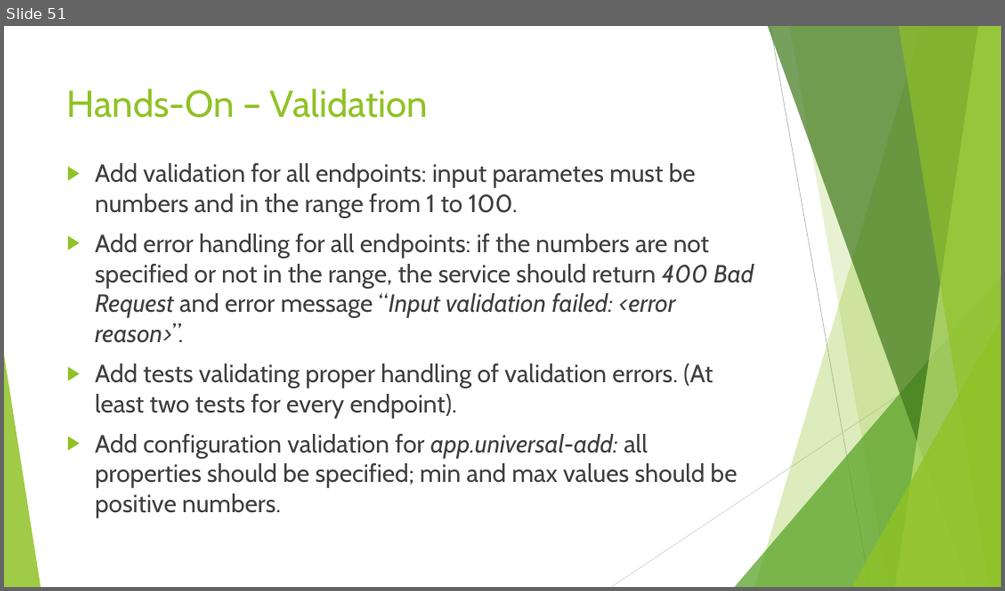
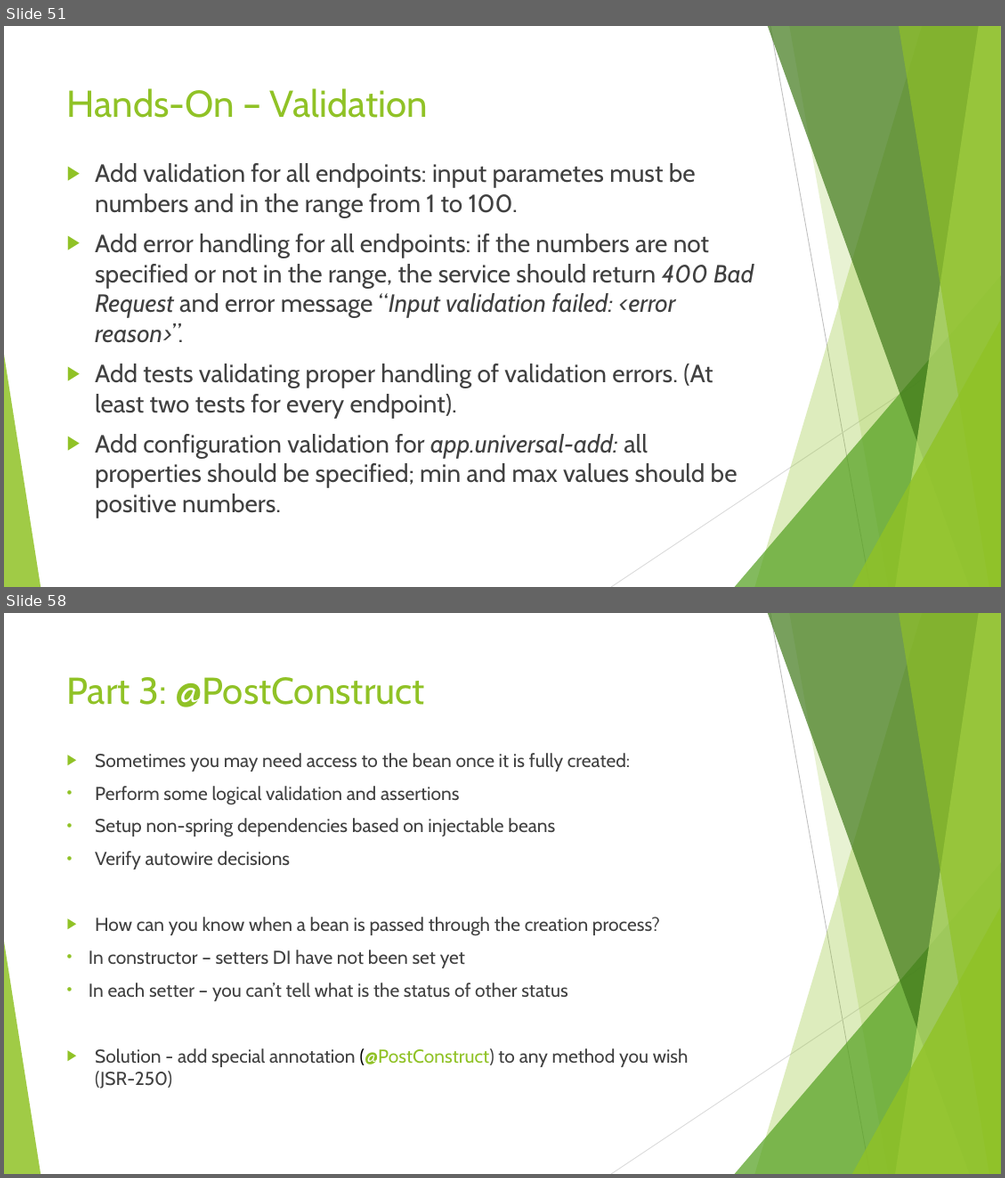
Before and after one commit to idanshal/sb-todo-app-tdp, a slide deck: course_data/presentations/practical_spring_boot_for_tdp_02.pptx. Shown one above the other, each under a label of ours: slide 51 before the commit, slides 51 and 58 after it; the slides between them are not shown. The pictures are 1005x591 and 1005x1178 pixels, drawn with LibreOffice and Linux fonts; fonts in the diff are those of the drawing. Boxes give left, top, right and bottom in pixels: in the first picture for what was removed or moved away, otherwise in the second. Text is boxed around its words. In the diff, an @@ line names an element or a change of style, - is before the commit and + after.

```diff
--- a/course_data/presentations/practical_spring_boot_for_tdp_02.pptx
+++ b/course_data/presentations/practical_spring_boot_for_tdp_02.pptx
@@ slide 58 added at bbox=[4, 613, 1001, 1174], background #FFFFFF; not listed: 10 template elements that a slide beside it also shows @@
@@ title added at bbox=[67, 677, 425, 707], 36 pt, text #90C226 @@
+Part 3: @PostConstruct
@@ text added at bbox=[89, 753, 688, 1088], 18 pt, text #404040 @@
+▶ Sometimes you may need access to the bean once it is fully created:
+• Perform some logical validation and assertions
+• Setup non-spring dependencies based on injectable beans
+• Verify autowire decisions
+▶ How can you know when a bean is passed through the creation process?
+• In constructor – setters DI have not been set yet
+• In each setter – you can’t tell what is the status of other status
+▶ Solution - add special annotation (@PostConstruct) to any method you wish (JSR-250)
```
Also in this commit, not shown: 2 slides changed, 11 other slides added, 3 other files.
